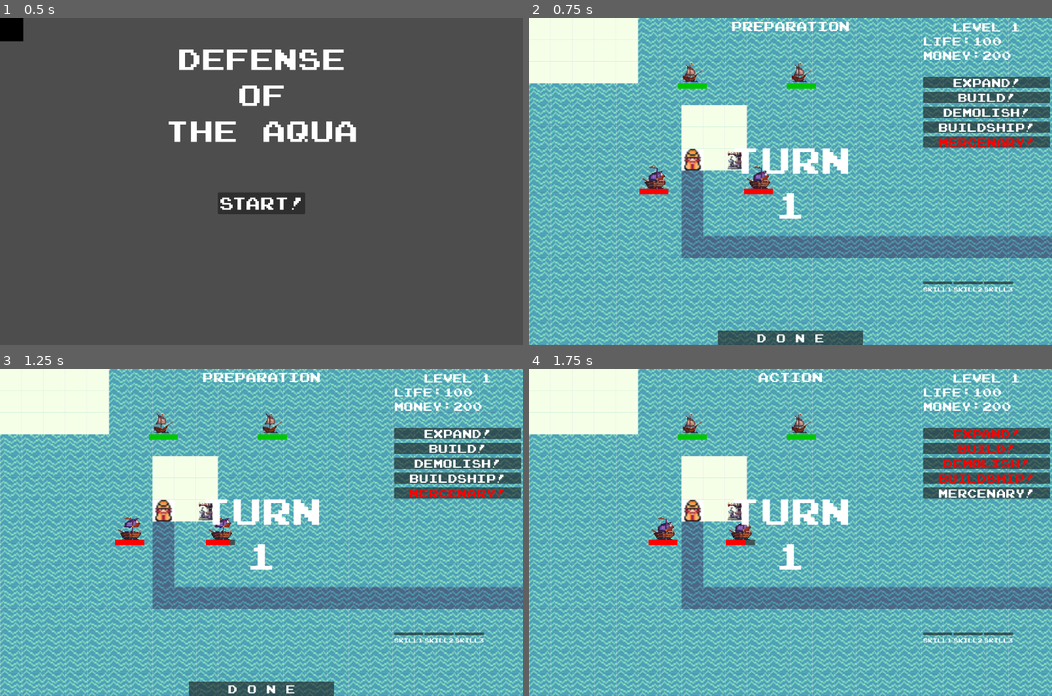
Above: before the commit, frames 1-4 (two rows, left to right).
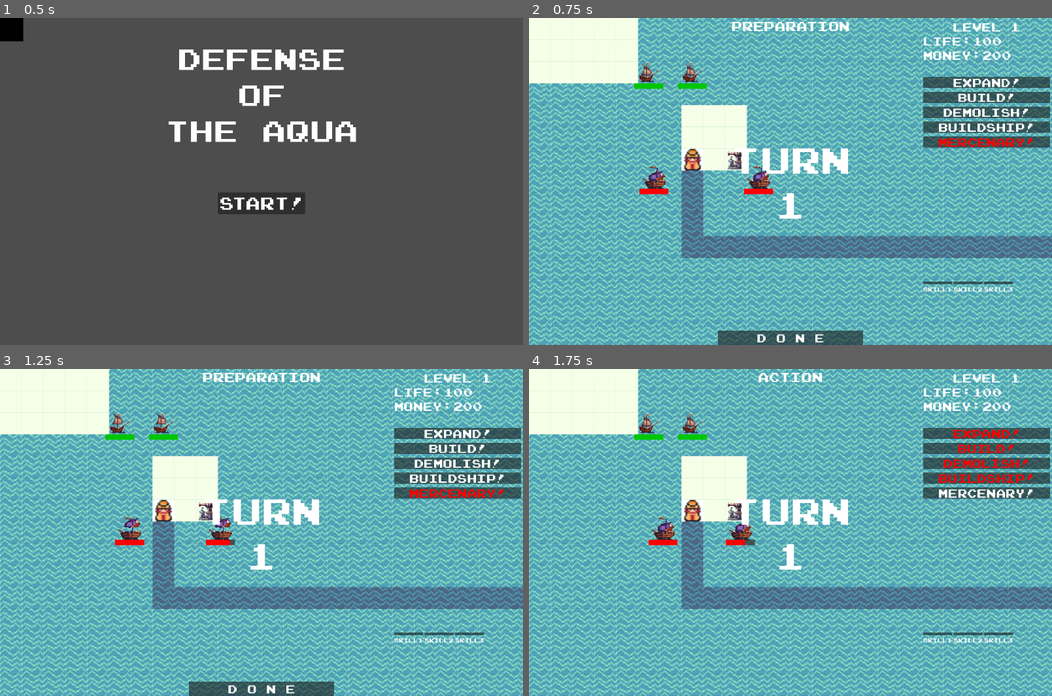
Above: after the commit, the same moments.

Repository: LeoZhang421/GameJam-2024-Pixel
Game: Godot game, scene res://Scenes/Start.tscn
Same seed, same stepped clock (60 frames per second), same inputs: the game is played once before the commit and once after it. Video files are missing from this copy of the repository; at most half a second of black plays in their place. Sound files missing from this copy of the repository are replaced by a short silence.
Inputs:
- Up to frame 1 (0.5 s): no input
- Up to frame 2 (0.75 s): click "Start!" at 0.5 s
- Up to frame 3 (1.25 s): no input
- Up to frame 4 (1.75 s): click "D o n e" at 1.25 s

Frame 1 is identical in both runs. In frame 2, 0.4% of the frame differs, in the area x 20-55%, y 13-22%; in frame 3, 0.4%; in frame 4, 0.4%.

Commit message:
debug ship

Diff:
--- a/Scenes/Ships/ShipExample.gd
+++ b/Scenes/Ships/ShipExample.gd
@@ -18,6 +18,7 @@
 var target: Area2D = null
 var target_backup: Array[Area2D] = []
 var attacking: bool = false
+var colliding: bool = false
 var moving: bool = false
 var mouse_await: bool = false
 var mouse_inside: bool = false
@@ -35,6 +36,7 @@
 func _ready():
 	hp = max_hp
 	$AnimatedSprite2D.play()
+	position = start_location
 	$HealthBar.max_value = max_hp
 	_update_health()
 
@@ -45,17 +47,17 @@
 	area_attack_shape.shape.radius = attack_range
 
 func _process(delta):
+	print(position)
 	if not mouse_await and mouse_inside and Input.is_action_just_pressed("click"):
-		print(1)
 		mouse_await = true
 		moving = false
 	if mouse_await and not mouse_inside and Input.is_action_just_pressed("click"):
-		print(2)
 		mouse_await = false
 		moving = true
 		var move_location = get_global_mouse_position()
 		move_array = get_node("/root/Main").pathfinder.find_path(position, move_location)
 		movement = 0
+		current_index = 0
 	if moving and move_array:
 		if current_index >= move_array.size()-1:
 			moving = false
@@ -132,11 +134,14 @@
 	var giving_dmg = hp * collide_damage
 	moving = false
 	enemy.moving = false
-	var fighting_effect = load("res://Scenes/VFX/Combat_Effect.tscn").instantiate()
-	add_child(fighting_effect)
-	$CollideSound.play()
-	fighting_effect.global_position = (enemy.position + position)/2
-	await fighting_effect.finished
+	if not colliding:
+		colliding = true
+		var fighting_effect = load("res://Scenes/VFX/Combat_Effect.tscn").instantiate()
+		add_child(fighting_effect)
+		$CollideSound.play()
+		fighting_effect.global_position = (enemy.position + position)/2
+		await fighting_effect.finished
+		colliding = false
 	moving = true
 	enemy.moving = true
 
--- a/Scenes/Ships/ShipExample.tscn
+++ b/Scenes/Ships/ShipExample.tscn
@@ -70,6 +70,7 @@
 radius = 180.0
 
 [node name="ShipExample" type="Area2D" groups=["Ship"]]
+z_index = 2
 collision_layer = 2
 collision_mask = 12
 script = ExtResource("1_6oncr")
@@ -87,6 +88,7 @@
 libraries = {
 "": SubResource("AnimationLibrary_nm1qa")
 }
+autoplay = "RESET"
 
 [node name="HealthBar" type="ProgressBar" parent="."]
 custom_minimum_size = Vector2(80, 15)
